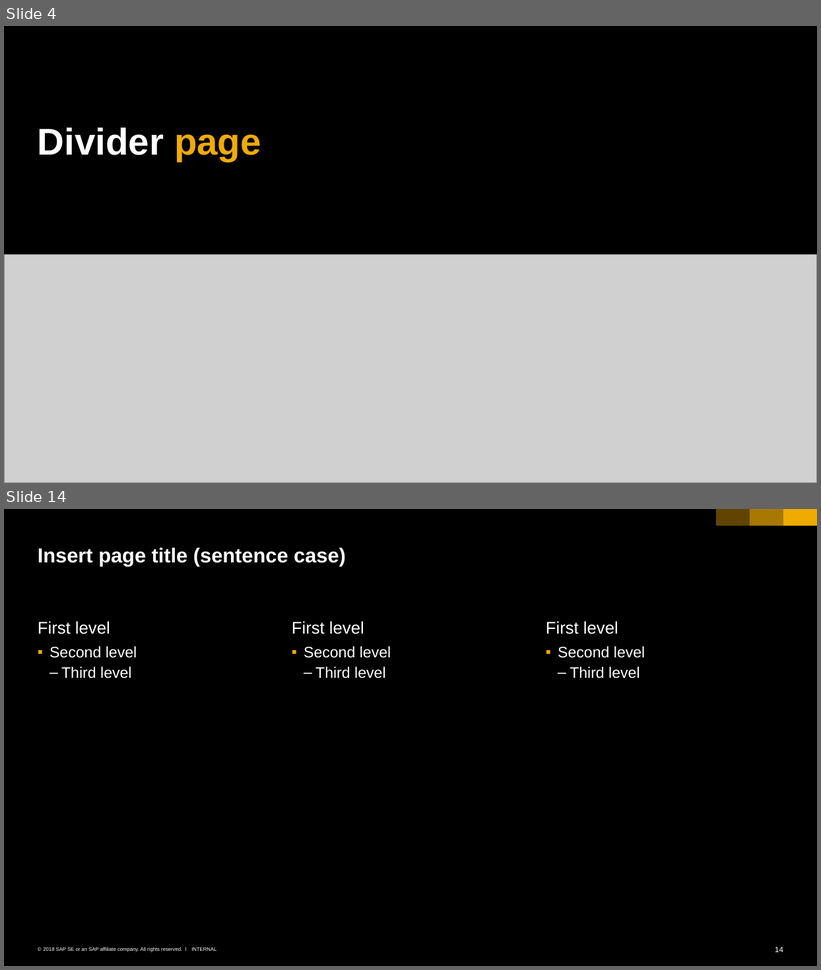
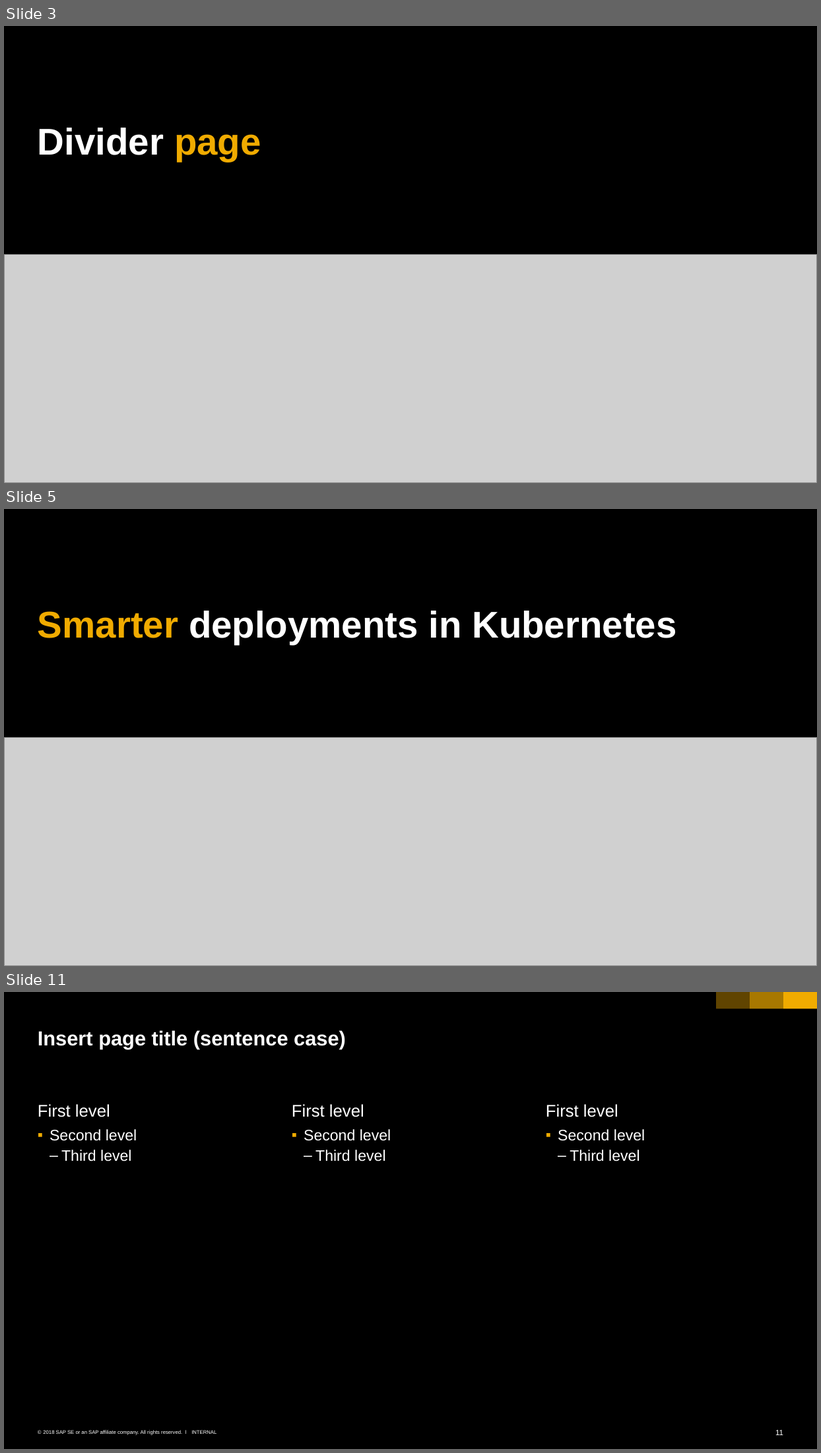
Before and after one commit to HackYourCareer/201805_HYC-devops-community_chapter2, a slide deck: presentation/dc_c2.pptx. Shown one above the other, each under a label of ours: slides 4 and 14 before the commit, slides 3, 5 and 11 after it; the slides between them are not shown. The pictures are 821x970 and 821x1453 pixels, drawn with LibreOffice and Linux fonts; fonts in the diff are those of the drawing; grey boxes stand for pictures. Boxes give left, top, right and bottom in pixels: in the first picture for what was removed or moved away, otherwise in the second. Text is boxed around its words. In the diff, an @@ line names an element or a change of style, - is before the commit and + after.

Commit message:
Create charts for deployments, adding helm presentation parts

```diff
--- a/presentation/dc_c2.pptx
+++ b/presentation/dc_c2.pptx
@@ slide 5 added at <box>4,509,817,966</box>, background #000000 @@
@@ title added at <box>38,611,677,644</box>, 44 pt, text #FFFFFF, bold @@
+Smarter deployments in Kubernetes
@@ picture added at <box>4,737,817,966</box> @@
@@ what was slide 4 is now slide 3 @@
@@ what was slide 14 is now slide 11 @@
@@ page number at <box>776,1430,783,1436</box>: text changed @@
-14
+11
```
Also in this commit, not shown: 1 slide changed, 5 other slides added, 9 slides removed, 17 other files.
